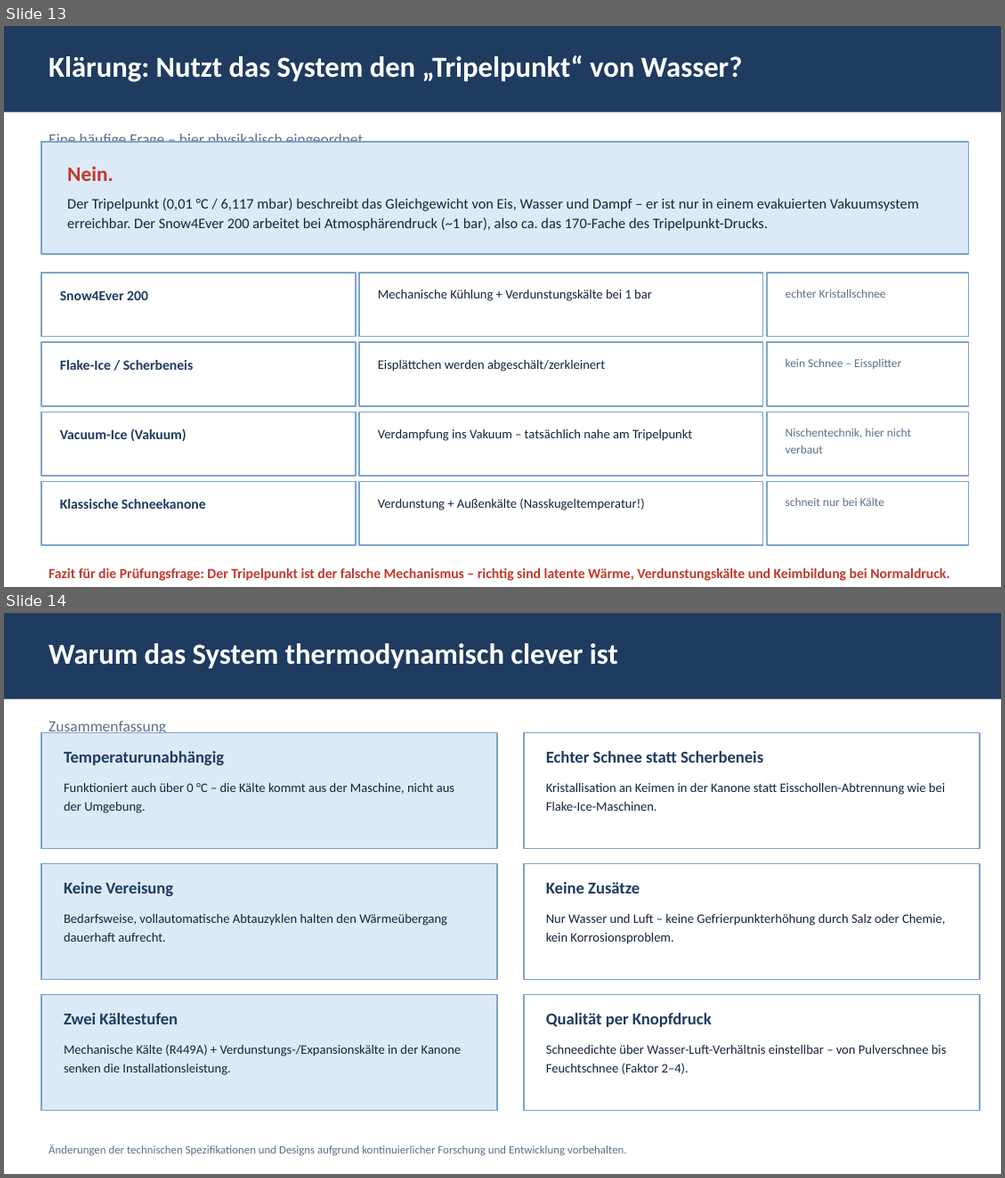
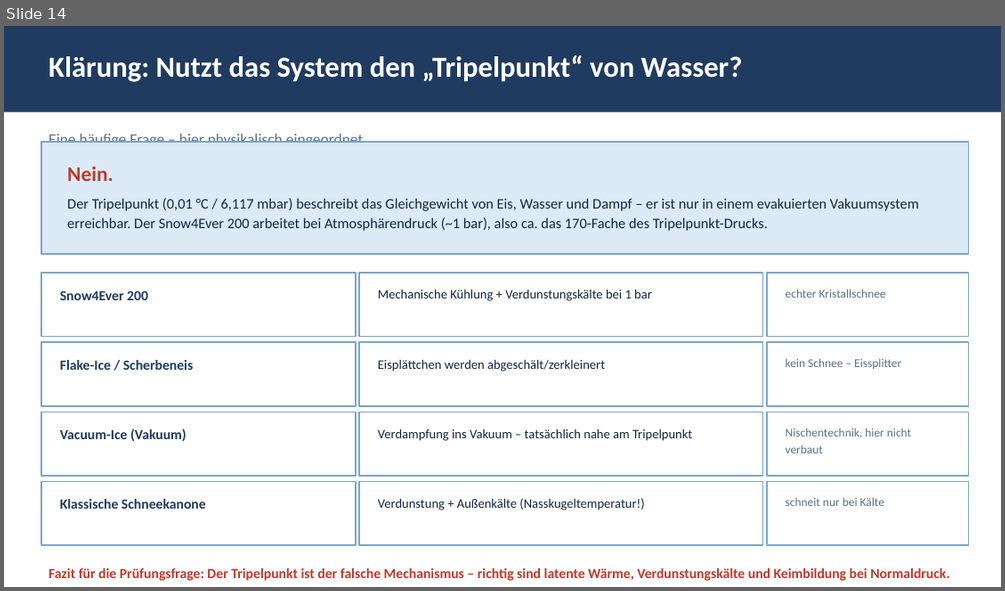
Before and after one commit to pgruberpg6-commits/Snow4ever, a slide deck: snow4ever200_thermodynamik.pptx. Shown one above the other, each under a label of ours: slides 13 and 14 before the commit, slide 14 after it. The pictures are 1005x1178 and 1005x591 pixels, drawn with LibreOffice and Linux fonts; fonts in the diff are those of the drawing. Boxes give left, top, right and bottom in pixels: in the first picture for what was removed or moved away, otherwise in the second. Text is boxed around its words. In the diff, an @@ line names an element or a change of style, - is before the commit and + after.

```diff
--- a/snow4ever200_thermodynamik.pptx
+++ b/snow4ever200_thermodynamik.pptx
@@ slide 14 removed at (4,613,1001,1174), background #FFFFFF @@
@@ rectangle removed at (4,613,1001,699) @@
@@ text removed at (48,643,618,668) @@
-Warum das System thermodynamisch clever ist
@@ rectangle removed at (41,732,498,849) @@
@@ text removed at (48,721,166,733) @@
-Zusammenfassung
@@ rectangle removed at (524,732,979,849) @@
@@ text removed at (64,751,224,765) @@
-Temperaturunabhängig
@@ text removed at (546,751,763,763) @@
-Echter Schnee statt Scherbeneis
@@ text removed at (64,783,454,813) @@
-Funktioniert auch über 0 °C – die Kälte kommt aus der Maschine, nicht aus der Umgebung.
@@ text removed at (546,783,945,811) @@
-Kristallisation an Keimen in der Kanone statt Eisschollen-Abtrennung wie bei Flake-Ice-Maschinen.
@@ rectangle removed at (41,863,498,980) @@
@@ rectangle removed at (524,863,979,980) @@
@@ text removed at (64,882,173,896) @@
-Keine Vereisung
@@ text removed at (546,882,639,893) @@
-Keine Zusätze
@@ text removed at (64,914,447,941) @@
-Bedarfsweise, vollautomatische Abtauzyklen halten den Wärmeübergang dauerhaft aufrecht.
@@ text removed at (546,914,946,944) @@
-Nur Wasser und Luft – keine Gefrierpunkterhöhung durch Salz oder Chemie, kein Korrosionsproblem.
@@ rectangle removed at (41,995,498,1111) @@
@@ text removed at (64,1013,178,1024) @@
-Zwei Kältestufen
@@ rectangle removed at (524,995,979,1111) @@
@@ text removed at (546,1013,712,1027) @@
-Qualität per Knopfdruck
@@ text removed at (64,1044,461,1075) @@
-Mechanische Kälte (R449A) + Verdunstungs-/Expansionskälte in der Kanone senken die Installationsleistung.
@@ text removed at (546,1045,947,1074) @@
-Schneedichte über Wasser-Luft-Verhältnis einstellbar – von Pulverschnee bis Feuchtschnee (Faktor 2–4).
@@ text removed at (48,1144,627,1155) @@
-Änderungen der technischen Spezifikationen und Designs aufgrund kontinuierlicher Forschung und Entwicklung vorbehalten.
@@ what was slide 13 is now slide 14 @@
```
Also in this commit, not shown: 3 slides added, 2 other slides removed.
